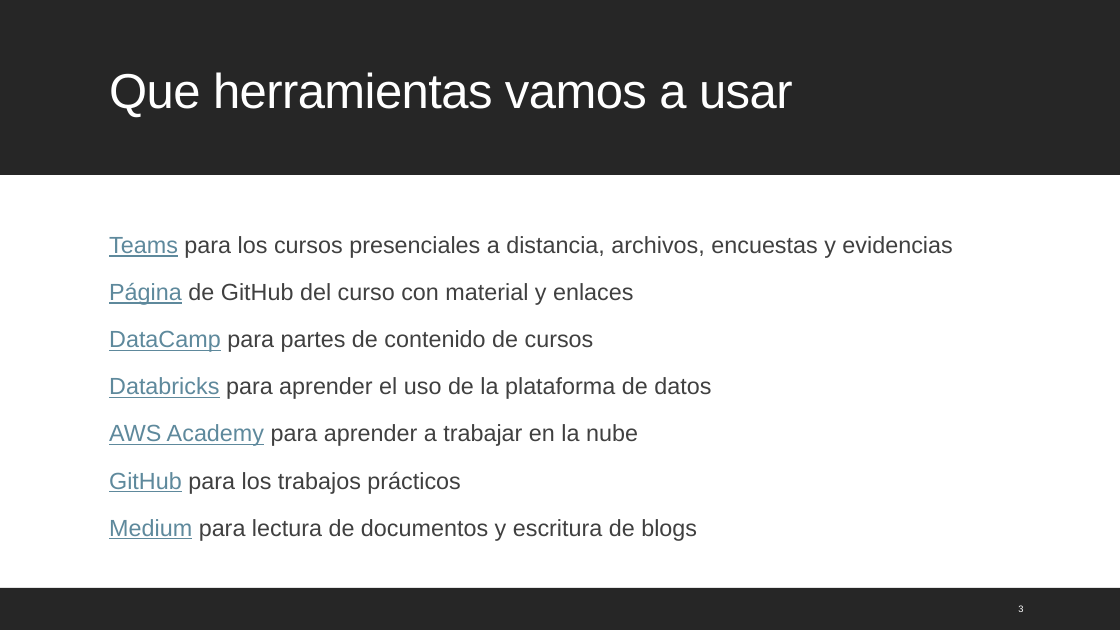
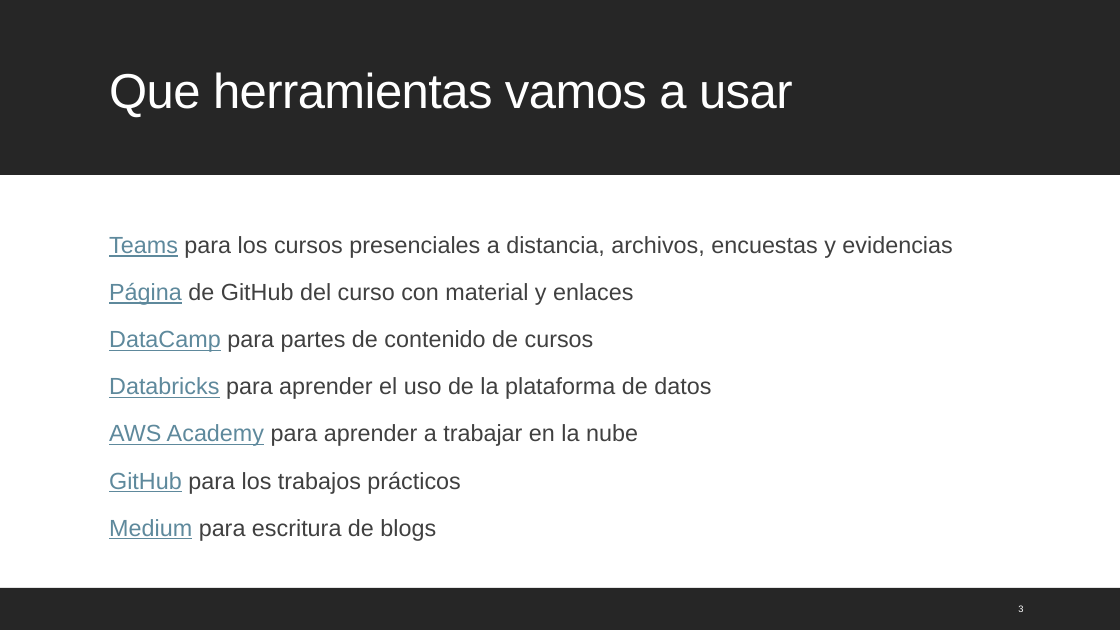
Before and after one commit to mcd-unison/ing-caract, a slide deck: slide 3 of slides/inicial.pptx. Drawn at 1120x630 pixels with LibreOffice and Linux fonts; fonts in the diff are those of the drawing. Boxes give left, top, right and bottom in pixels: in the first picture for what was removed or moved away, otherwise in the second. Text is boxed around its words. In the diff, an @@ line names an element or a change of style, - is before the commit and + after.

```diff
--- a/slides/inicial.pptx
+++ b/slides/inicial.pptx
@@ text at (109,519,436,541): text changed @@
-  Medium para lectura de documentos y escritura de blogs
+  Medium para escritura de blogs
```
Also in this commit, not shown: 2 other slides changed, 1 slide added, 6 other files.
